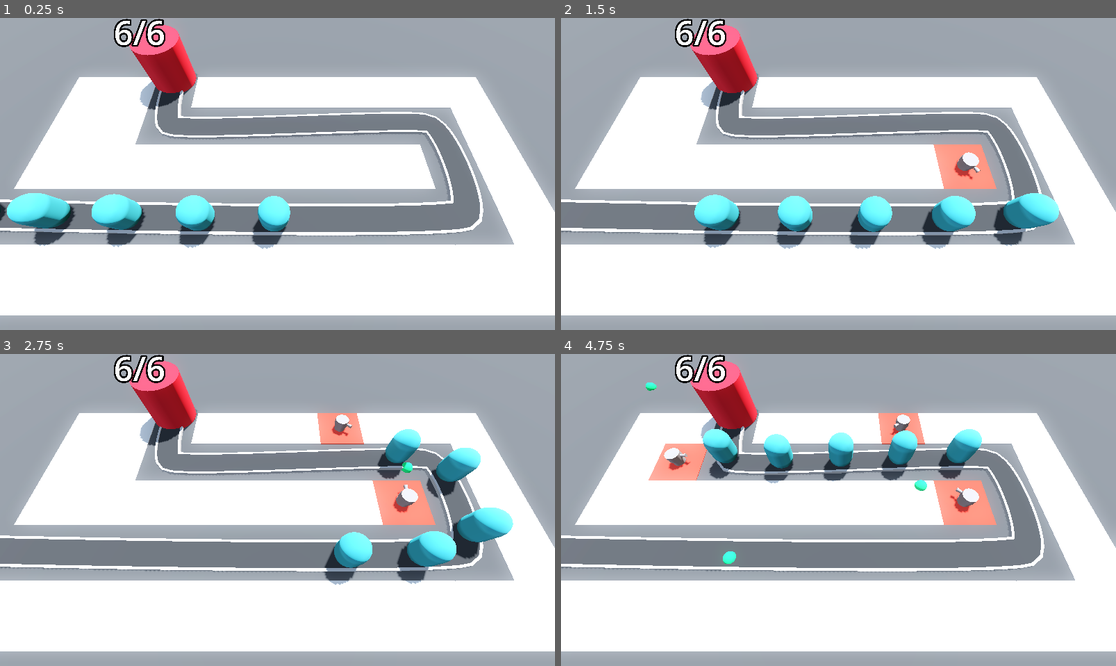
Above: before the commit, frames 1-4 (two rows, left to right).
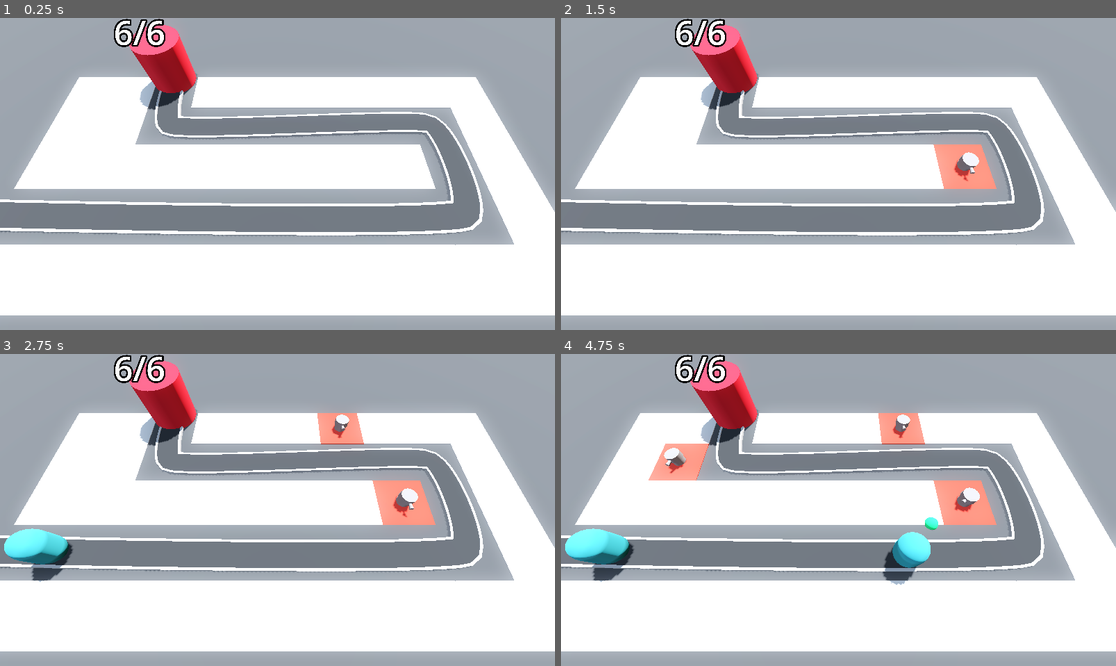
Above: after the commit, the same moments.

Repository: Rubix334/Barbarian_blaster
Game: Godot game, scene res://base_level.tscn
Two runs of this game, one before a commit and one after it. Both use one fixed random seed, a clock stepped at 60 frames per second and the inputs below.
Inputs (mouse positions are in pixels of both pictures, inside the frame that each line leads up to):
- Up to frame 1 (0.25 s): no input
- Up to frame 2 (1.5 s): move the mouse to (960, 158) at 0.52 s; click (960, 158) at 0.6 s; move the mouse to (727, 189) at 1.27 s; click (727, 189) at 1.35 s
- Up to frame 3 (2.75 s): move the mouse to (333, 441) at 2.02 s; click (333, 441) at 2.1 s
- Up to frame 4 (4.75 s): move the mouse to (810, 572) at 2.77 s; click (810, 572) at 2.85 s; move the mouse to (1005, 556) at 3.52 s; click (1005, 556) at 3.6 s; move the mouse to (672, 463) at 4.27 s; click (672, 463) at 4.35 s

The runs differ from the first frame. In frame 1, 4.2% of the frame differs, in the area x 0-53%, y 56-75%; in frame 2, 5.1%; in frame 3, 6.3%, in the area x 0-93%, y 19-75%; in frame 4, 6.0%.

Commit message:
add enemies on timer

Diff:
--- /dev/null
+++ b/Enemy/Enemy_path.gd
@@ -0,0 +1,12 @@
+extends Path3D
+
+@export var enemy_scene : PackedScene
+
+func spawn_enemy() -> void:
+	var new_enemy = enemy_scene.instantiate()
+	add_child(new_enemy)
+	new_enemy.progress_ratio = 0
+
+
+func _on_timer_timeout() -> void:
+	spawn_enemy()
--- a/Turret/turret.tscn
+++ b/Turret/turret.tscn
@@ -17,6 +17,7 @@
 
 [sub_resource type="Animation" id="Animation_5kpma"]
 resource_name = "Fire"
+length = 0.3
 tracks/0/type = "value"
 tracks/0/imported = false
 tracks/0/enabled = true
--- a/base_level.tscn
+++ b/base_level.tscn
@@ -1,8 +1,9 @@
-[gd_scene load_steps=14 format=3 uid="uid://dtcnxxofouqf8"]
+[gd_scene load_steps=15 format=3 uid="uid://dtcnxxofouqf8"]
 
 [ext_resource type="PackedScene" uid="uid://br3qcltvc1sgb" path="res://RayPickerCamera/ray_picker_camera.tscn" id="1_3o4py"]
 [ext_resource type="MeshLibrary" uid="uid://c0c3djgifhbb0" path="res://MeshLibraries/space_library.tres" id="1_bo3yr"]
 [ext_resource type="PackedScene" uid="uid://cedg4p1ktt00c" path="res://Enemy/enemy.tscn" id="2_5vx1e"]
+[ext_resource type="Script" uid="uid://44kr7funbtde" path="res://Enemy/Enemy_path.gd" id="3_2elnx"]
 [ext_resource type="PackedScene" uid="uid://cp8jwl3inidhf" path="res://base/base.tscn" id="3_eesb3"]
 [ext_resource type="Script" uid="uid://cgu2xobyup678" path="res://Turret/turret_manager.gd" id="5_ftfrf"]
 [ext_resource type="PackedScene" uid="uid://d01unib15e15u" path="res://Turret/turret.tscn" id="6_u2wky"]
@@ -64,10 +65,16 @@
 }
 metadata/_editor_floor_ = Vector3(0, 0, 0)
 
-[node name="Path3D" type="Path3D" parent="."]
+[node name="EnemyPath" type="Path3D" parent="."]
 curve = SubResource("Curve3D_bo3yr")
+script = ExtResource("3_2elnx")
+enemy_scene = ExtResource("2_5vx1e")
 
-[node name="Road" type="CSGPolygon3D" parent="Path3D"]
+[node name="Timer" type="Timer" parent="EnemyPath"]
+wait_time = 2.0
+autostart = true
+
+[node name="Road" type="CSGPolygon3D" parent="EnemyPath"]
 polygon = PackedVector2Array(-1, 0, -1, 0.2, 1, 0.2, 1, 0)
 mode = 2
 path_node = NodePath("..")
@@ -82,7 +89,7 @@
 path_joined = false
 material = SubResource("StandardMaterial3D_5vx1e")
 
-[node name="LeftEdge" type="CSGPolygon3D" parent="Path3D"]
+[node name="LeftEdge" type="CSGPolygon3D" parent="EnemyPath"]
 polygon = PackedVector2Array(-1.1, 0, -1.1, 0.25, -0.9, 0.25, -0.9, 0)
 mode = 2
 path_node = NodePath("..")
@@ -97,7 +104,7 @@
 path_joined = false
 material = SubResource("StandardMaterial3D_eesb3")
 
-[node name="RightEdge" type="CSGPolygon3D" parent="Path3D"]
+[node name="RightEdge" type="CSGPolygon3D" parent="EnemyPath"]
 polygon = PackedVector2Array(1.1, 0, 1.1, 0.25, 0.9, 0.25, 0.9, 0)
 mode = 2
 path_node = NodePath("..")
@@ -112,25 +119,6 @@
 path_joined = false
 material = SubResource("StandardMaterial3D_eesb3")
 
-[node name="Enemy" parent="Path3D" instance=ExtResource("2_5vx1e")]
-transform = Transform3D(-0.024582524, 0, -0.99969083, 0, 1, 0, 0.99969083, 0, -0.024582524, -22.712158, 0, 5.955886)
-
-[node name="Enemy2" parent="Path3D" instance=ExtResource("2_5vx1e")]
-transform = Transform3D(-0.0206273, 0, -0.99977124, 0, 1, 0, 0.99977124, 0, -0.0206273, -17.7134, 0, 6.0668364)
-progress = 5.0
-
-[node name="Enemy3" parent="Path3D" instance=ExtResource("2_5vx1e")]
-transform = Transform3D(-0.017708216, 0, -0.99983424, 0, 1, 0, 0.99983424, 0, -0.017708216, -12.714431, 0, 6.1627846)
-progress = 10.0
-
-[node name="Enemy4" parent="Path3D" instance=ExtResource("2_5vx1e")]
-transform = Transform3D(-0.014246019, 0, -0.9998897, 0, 1, 0, 0.9998897, 0, -0.014246019, -7.714971, 0, 6.243016)
-progress = 15.0
-
-[node name="Enemy5" parent="Path3D" instance=ExtResource("2_5vx1e")]
-transform = Transform3D(-0.009574244, 0, -0.9999472, 0, 1, 0, 0.9999472, 0, -0.009574244, -2.7153227, 0, 6.3032656)
-progress = 20.0
-
 [node name="Base" parent="." instance=ExtResource("3_eesb3")]
 transform = Transform3D(1, 0, 0, 0, 1, 0, 0, 0, 1, -10.17345, 0, -7.665709)
 max_health = 6
@@ -138,4 +126,6 @@
 [node name="TurretManager" type="Node3D" parent="." node_paths=PackedStringArray("enemy_path")]
 script = ExtResource("5_ftfrf")
 turret = ExtResource("6_u2wky")
-enemy_path = NodePath("../Path3D")
+enemy_path = NodePath("../EnemyPath")
+
+[connection signal="timeout" from="EnemyPath/Timer" to="EnemyPath" method="_on_timer_timeout"]
Not shown, added: Enemy/Enemy_path.gd.uid
